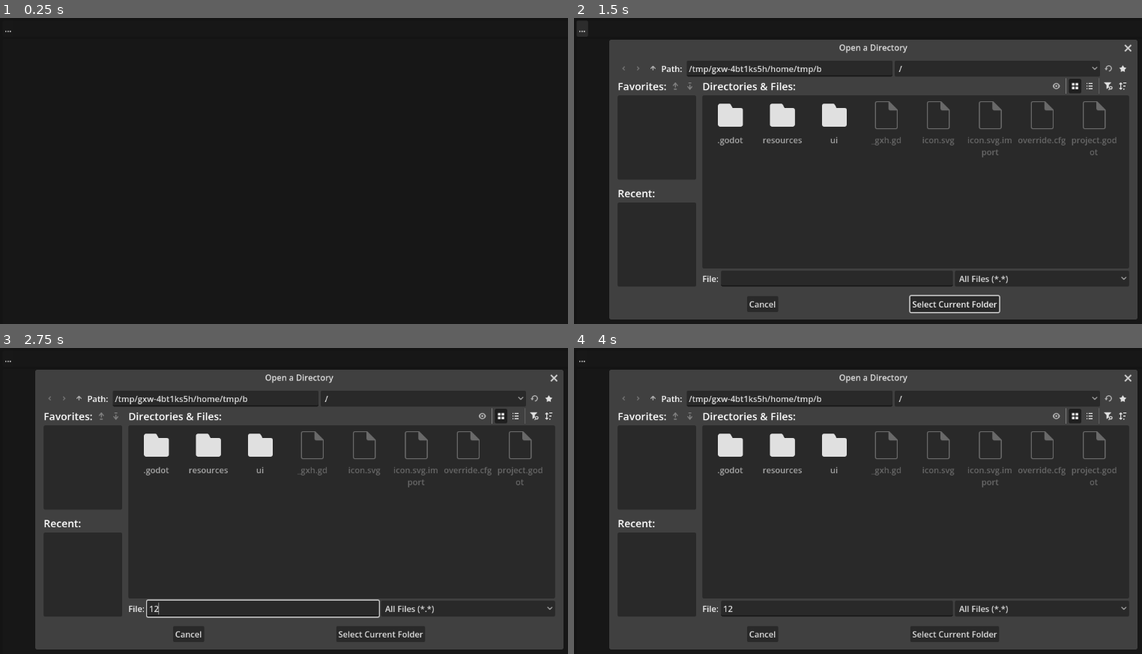
Above: before the commit, frames 1-4 (two rows, left to right).
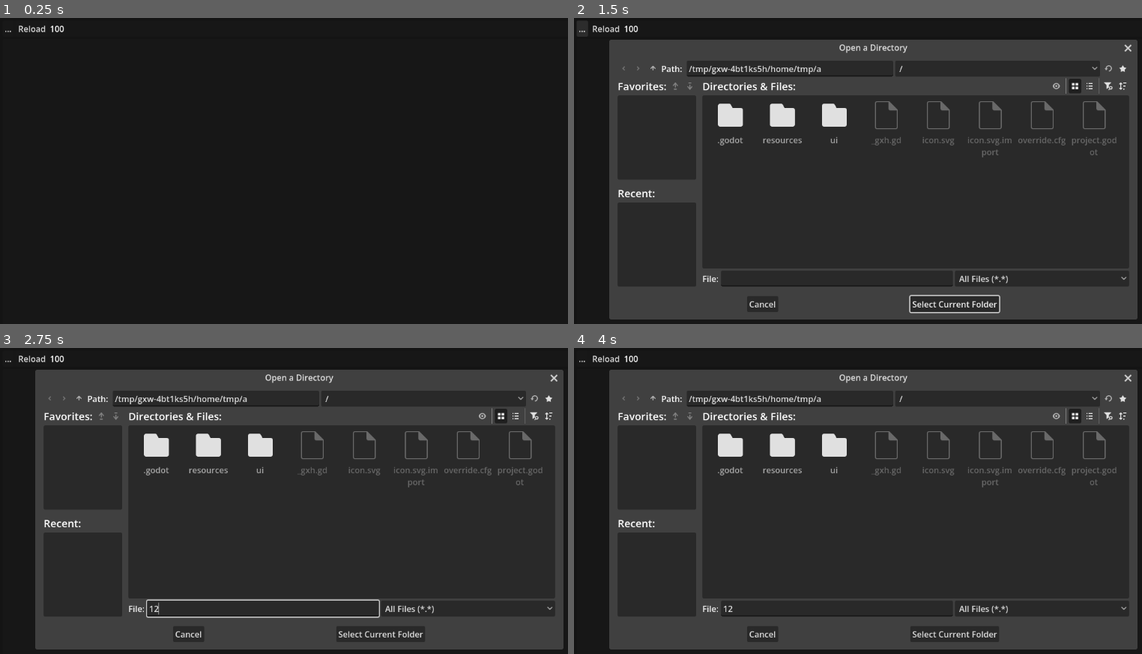
Above: after the commit, the same moments.

Repository: Wcubed/model_organizer
Game: Godot game, scene res://ui/main.tscn
Same seed, same stepped clock (60 frames per second), same inputs: the game is played once before the commit and once after it.
Inputs (mouse positions are in pixels of both pictures, inside the frame that each line leads up to):
- Up to frame 1 (0.25 s): no input
- Up to frame 2 (1.5 s): click (608, 27) at 0.5 s, where only the run after the commit has a clickable "Reload"; click "..." at 1.25 s
- Up to frame 3 (2.75 s): click (261, 608) at 2.02 s; type "12" at 2.1 s
- Up to frame 4 (4 s): click (636, 400) at 2.75 s; click (636, 400) at 3.5 s

The runs differ from the first frame. In frame 1, 0.1% of the frame differs, in the area x 3-12%, y 2-5%; in frame 2, 0.1%, in the area x 3-58%, y 2-19%; in frame 3, 0.1%; in frame 4, 0.1%.

Commit message:
Added button to open directory

Diff:
--- a/resources/model.gd
+++ b/resources/model.gd
@@ -5,10 +5,12 @@
 
 @export var directory: String
 @export var name: String
-## List of files in the directory, without the base path.
+## Absolute path of all files found in the directory.
 @export var files: Array[String]
 ## Absolute path to the cover image.
-@export var cover_image: String = ""
+@export var cover_image_path: String = ""
+## Cover image, if available
+@export var cover_image: ImageTexture = null
 
 var supported_image_extensions := [".jpg", ".jpeg", ".png", ".webp"]
 
@@ -20,20 +22,47 @@
 ## Call this once after creating the resource.
 func scan_directory():
 	files = []
+	cover_image_path = ""
+	cover_image = null
+
 	_scan_subdirectory(directory)
 
-	find_cover_image()
+	_find_cover_image()
+	_load_cover_image()
 
-func find_cover_image():
+func _find_cover_image():
 	# See if we can find a cover image.
 	for file in files:
 		for extension in supported_image_extensions:
 			if file.ends_with(extension):
-				cover_image = "%s/%s" % [directory, file]
+				cover_image_path = file
 				return
 
 	# No cover image.
-	cover_image = ""
+	cover_image_path = ""
+
+func _load_cover_image():
+	if cover_image_path.is_empty():
+		return
+
+	var image = Image.new()
+	var err := image.load(cover_image_path)
+
+	if err == OK:
+		# Scale the image to fit to the expected size
+		var container_size = 300.0
+		var new_height = container_size
+		var new_width = container_size
+		if image.get_height() > image.get_width():
+			var new_scale = container_size / image.get_height() as float
+			new_width = image.get_width() * new_scale
+		else:
+			var new_scale = container_size / image.get_width() as float
+			new_height = image.get_height() * new_scale
+
+		image.resize(new_width, new_height, Image.INTERPOLATE_BILINEAR)
+
+		cover_image = ImageTexture.create_from_image(image)
 
 func _scan_subdirectory(path: String):
 	var dir = DirAccess.open(path)
@@ -42,7 +71,8 @@
 
 	# Directory exists. Scan it.
 	var new_files = Array(dir.get_files())
-	files.append_array(new_files)
+	for file in new_files:
+		files.append("%s/%s" % [path, file])
 
 	# Scan subdirectories
 	var subdirs = dir.get_directories()
--- /dev/null
+++ b/ui/assets/Folder.svg
@@ -0,0 +1 @@
+<svg xmlns="http://www.w3.org/2000/svg" width="16" height="16"><path fill="#e0e0e0" d="M2 2a1 1 0 0 0-1 1v10a1 1 0 0 0 1 1h12a1 1 0 0 0 1-1V6a1 1 0 0 0-1-1h-4a1 1 0 0 1-1-1V3a1 1 0 0 0-1-1z"/></svg>
--- a/ui/main.gd
+++ b/ui/main.gd
@@ -1,5 +1,6 @@
 extends PanelContainer
 
+@onready var amount_label := %AmountLabel
 @onready var folder_dialog := $FolderDialog
 @onready var model_cards := %ModelCards
 
@@ -42,6 +43,8 @@
 
 	found_models.sort_custom(_sort_models_by_name)
 	models = found_models
+
+	amount_label.text = "%s models" % models.size()
 
 	refresh_model_cards()
 
@@ -99,3 +102,7 @@
 
 	save_settings()
 	scan_library()
+
+
+func _on_reload_button_pressed() -> void:
+	scan_library()
--- a/ui/main.tscn
+++ b/ui/main.tscn
@@ -31,6 +31,15 @@
 [node name="PathButton" type="Button" parent="VBoxContainer/PanelContainer/Toolbar" unique_id=2130828111]
 layout_mode = 2
 text = "..."
+
+[node name="ReloadButton" type="Button" parent="VBoxContainer/PanelContainer/Toolbar" unique_id=1179233104]
+layout_mode = 2
+text = "Reload"
+
+[node name="AmountLabel" type="Label" parent="VBoxContainer/PanelContainer/Toolbar" unique_id=264326002]
+unique_name_in_owner = true
+layout_mode = 2
+text = "100"
 
 [node name="PanelContainer2" type="PanelContainer" parent="VBoxContainer" unique_id=1683110704]
 layout_mode = 2
@@ -70,4 +79,5 @@
 deleting_enabled = false
 
 [connection signal="pressed" from="VBoxContainer/PanelContainer/Toolbar/PathButton" to="." method="_on_path_button_pressed"]
+[connection signal="pressed" from="VBoxContainer/PanelContainer/Toolbar/ReloadButton" to="." method="_on_reload_button_pressed"]
 [connection signal="dir_selected" from="FolderDialog" to="." method="_on_folder_dialog_dir_selected"]
--- a/ui/model_card.gd
+++ b/ui/model_card.gd
@@ -9,10 +9,9 @@
 
 	%Name.text = model.name
 
-	if !model.cover_image.is_empty():
-		var image = Image.new()
-		var err := image.load(model.cover_image)
+	if model.cover_image != null:
+		%CoverImage.texture = model.cover_image
 
-		if err == OK:
-			var texture = ImageTexture.create_from_image(image)
-			%CoverImage.texture = texture
+
+func _on_open_button_pressed() -> void:
+	OS.shell_open(model.directory)
--- a/ui/model_card.tscn
+++ b/ui/model_card.tscn
@@ -1,32 +1,62 @@
 [gd_scene format=3 uid="uid://bewt4od0yhro6"]
 
 [ext_resource type="Script" uid="uid://c18vqwdcnwhw1" path="res://ui/model_card.gd" id="1_v1j2q"]
+[ext_resource type="Texture2D" uid="uid://krwk3db78ldi" path="res://ui/assets/Folder.svg" id="2_1133u"]
+
+[sub_resource type="StyleBoxFlat" id="StyleBoxFlat_1133u"]
+bg_color = Color(0.16078432, 0.16078432, 0.16078432, 1)
+corner_radius_bottom_right = 4
+corner_radius_bottom_left = 4
 
 [node name="ModelCard" type="PanelContainer" unique_id=1605879074]
+clip_contents = true
 anchors_preset = 15
 anchor_right = 1.0
 anchor_bottom = 1.0
 grow_horizontal = 2
 grow_vertical = 2
+size_flags_horizontal = 0
+size_flags_vertical = 0
+theme_override_styles/panel = SubResource("StyleBoxFlat_1133u")
 script = ExtResource("1_v1j2q")
 
 [node name="VBoxContainer" type="VBoxContainer" parent="." unique_id=268130598]
 layout_mode = 2
+size_flags_horizontal = 0
+size_flags_vertical = 0
 
-[node name="Container" type="PanelContainer" parent="VBoxContainer" unique_id=1252887222]
+[node name="ImageContainer" type="PanelContainer" parent="VBoxContainer" unique_id=1252887222]
+unique_name_in_owner = true
 custom_minimum_size = Vector2(300, 300)
 layout_mode = 2
 size_flags_horizontal = 4
 size_flags_vertical = 4
 
-[node name="CoverImage" type="TextureRect" parent="VBoxContainer/Container" unique_id=1657426576]
+[node name="CoverImage" type="TextureRect" parent="VBoxContainer/ImageContainer" unique_id=1657426576]
 unique_name_in_owner = true
 layout_mode = 2
 expand_mode = 4
 
-[node name="Name" type="Label" parent="VBoxContainer" unique_id=695506317]
+[node name="MarginContainer" type="MarginContainer" parent="VBoxContainer" unique_id=1864008009]
+layout_mode = 2
+theme_override_constants/margin_left = 4
+theme_override_constants/margin_right = 4
+theme_override_constants/margin_bottom = 4
+
+[node name="HBoxContainer" type="HBoxContainer" parent="VBoxContainer/MarginContainer" unique_id=3939794]
+layout_mode = 2
+
+[node name="Name" type="Label" parent="VBoxContainer/MarginContainer/HBoxContainer" unique_id=695506317]
 unique_name_in_owner = true
 layout_mode = 2
+size_flags_horizontal = 3
 text = "Name"
 clip_text = true
 text_overrun_behavior = 1
+
+[node name="OpenButton" type="Button" parent="VBoxContainer/MarginContainer/HBoxContainer" unique_id=1006058547]
+layout_mode = 2
+tooltip_text = "Open folder in default file manager."
+icon = ExtResource("2_1133u")
+
+[connection signal="pressed" from="VBoxContainer/MarginContainer/HBoxContainer/OpenButton" to="." method="_on_open_button_pressed"]
Not shown, added: ui/assets/Folder.svg.import
